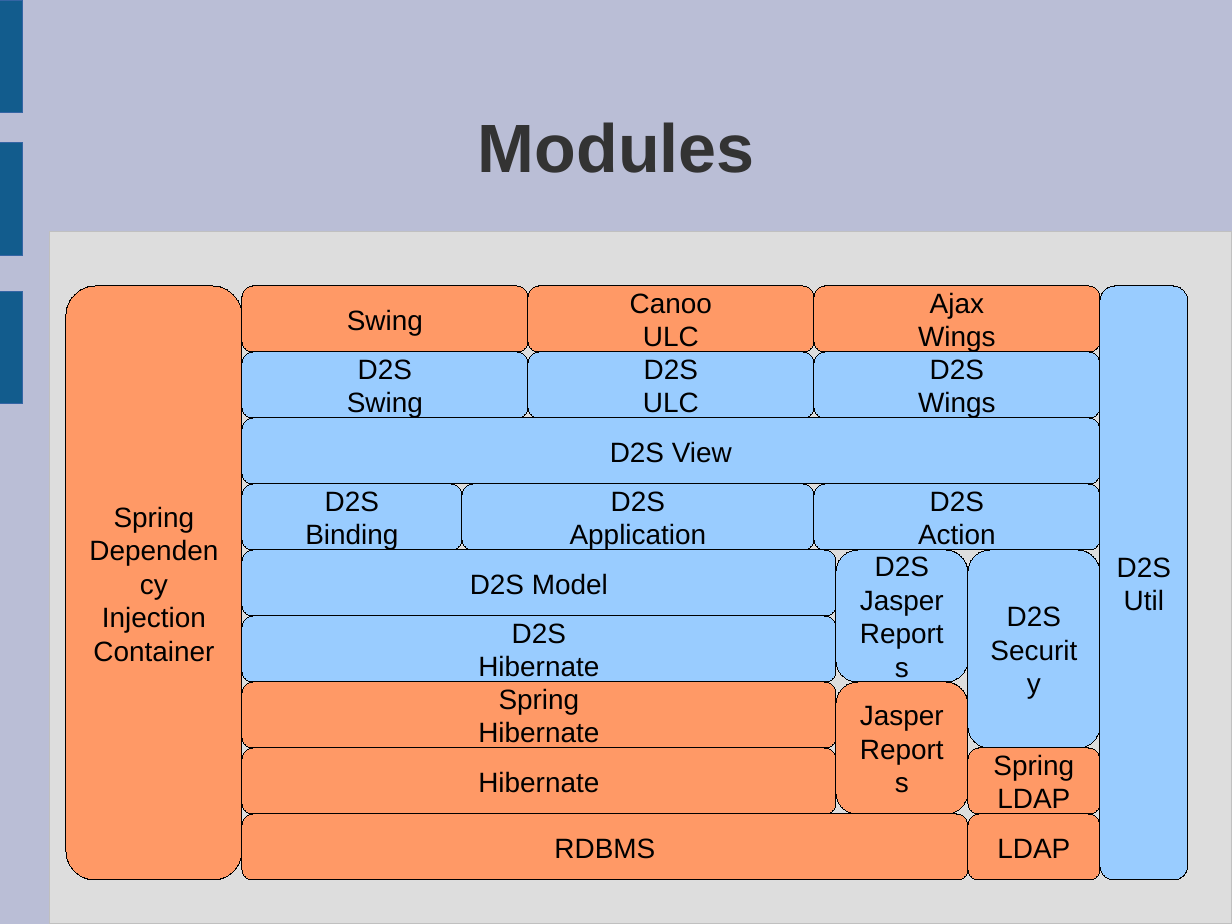
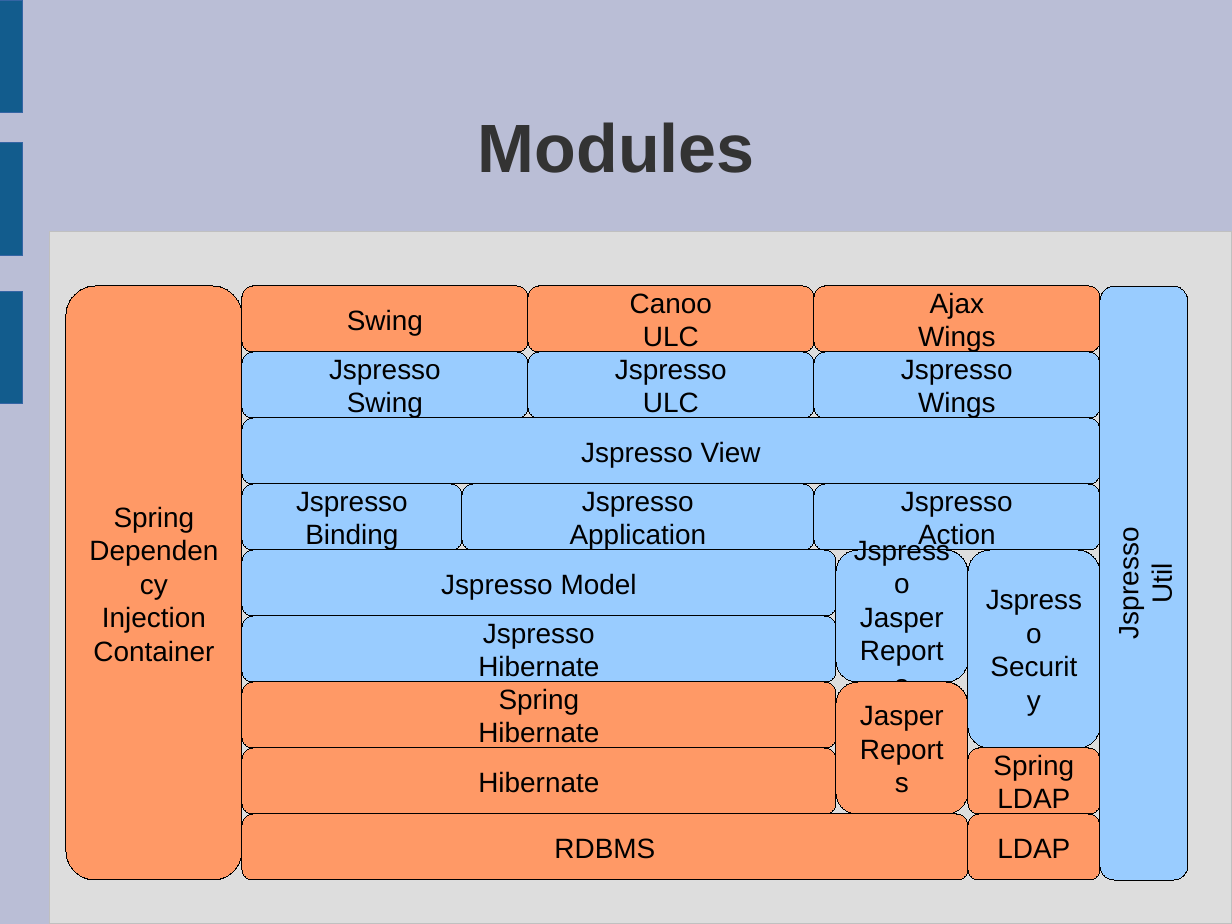
Before and after one commit to jspresso/jspresso-ce, a slide deck: slide 1 of doc/presentation/en/Jspresso-Presentation-en.odp. Drawn at 1232x924 pixels with LibreOffice and Linux fonts; fonts in the diff are those of the drawing. Boxes give left, top, right and bottom in pixels: in the first picture for what was removed or moved away, otherwise in the second. Text is boxed around its words. In the diff, an @@ line names an element or a change of style, - is before the commit and + after.

```diff
--- a/doc/presentation/en/Jspresso-Presentation-en.odp
+++ b/doc/presentation/en/Jspresso-Presentation-en.odp
@@ freeform shape removed at box(1100, 286, 1188, 880) @@
-D2S
-Util
@@ rounded rectangle added at box(1100, 286, 1188, 880), fill #99CCFF, outline #000000 0 pt, 18 pt, text #000000 @@
+Jspresso
+Util
@@ text in rounded rectangle at box(329, 359, 441, 384): text changed @@
-D2S
+Jspresso
@@ text in rounded rectangle at box(615, 359, 727, 384): text changed @@
-D2S
+Jspresso
@@ text in rounded rectangle at box(901, 359, 1013, 384): text changed @@
-D2S
+Jspresso
@@ text in rounded rectangle at box(581, 441, 761, 467): text changed @@
-D2S View
+Jspresso View
@@ text in rounded rectangle at box(296, 491, 408, 516): text changed @@
-D2S
+Jspresso
@@ text in rounded rectangle at box(582, 491, 694, 516): text changed @@
-D2S
+Jspresso
@@ text in rounded rectangle at box(901, 491, 1013, 516): text changed @@
-D2S
+Jspresso
@@ text in rounded rectangle at box(875, 556, 929, 577): text changed @@
-D2S
+Jspresso
@@ text in rounded rectangle at box(441, 573, 637, 599): text changed @@
-D2S Model
+Jspresso Model
@@ text in rounded rectangle at box(483, 623, 595, 648): text changed @@
-D2S
+Jspresso
@@ text in freeform shape at box(1007, 606, 1061, 627): text changed @@
-D2S
+Jspresso
```
Also in this commit, not shown: 2 other files.
